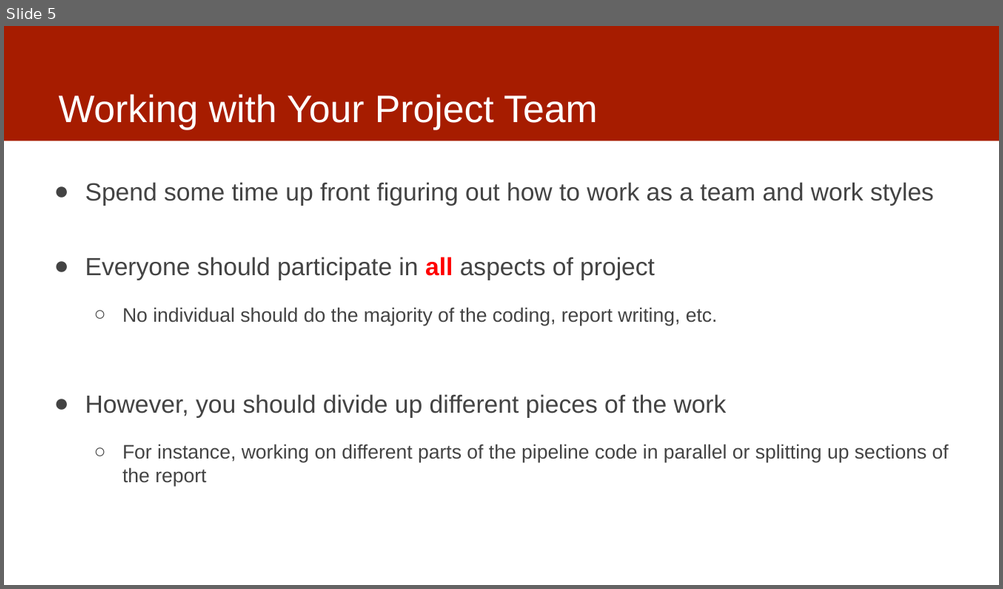
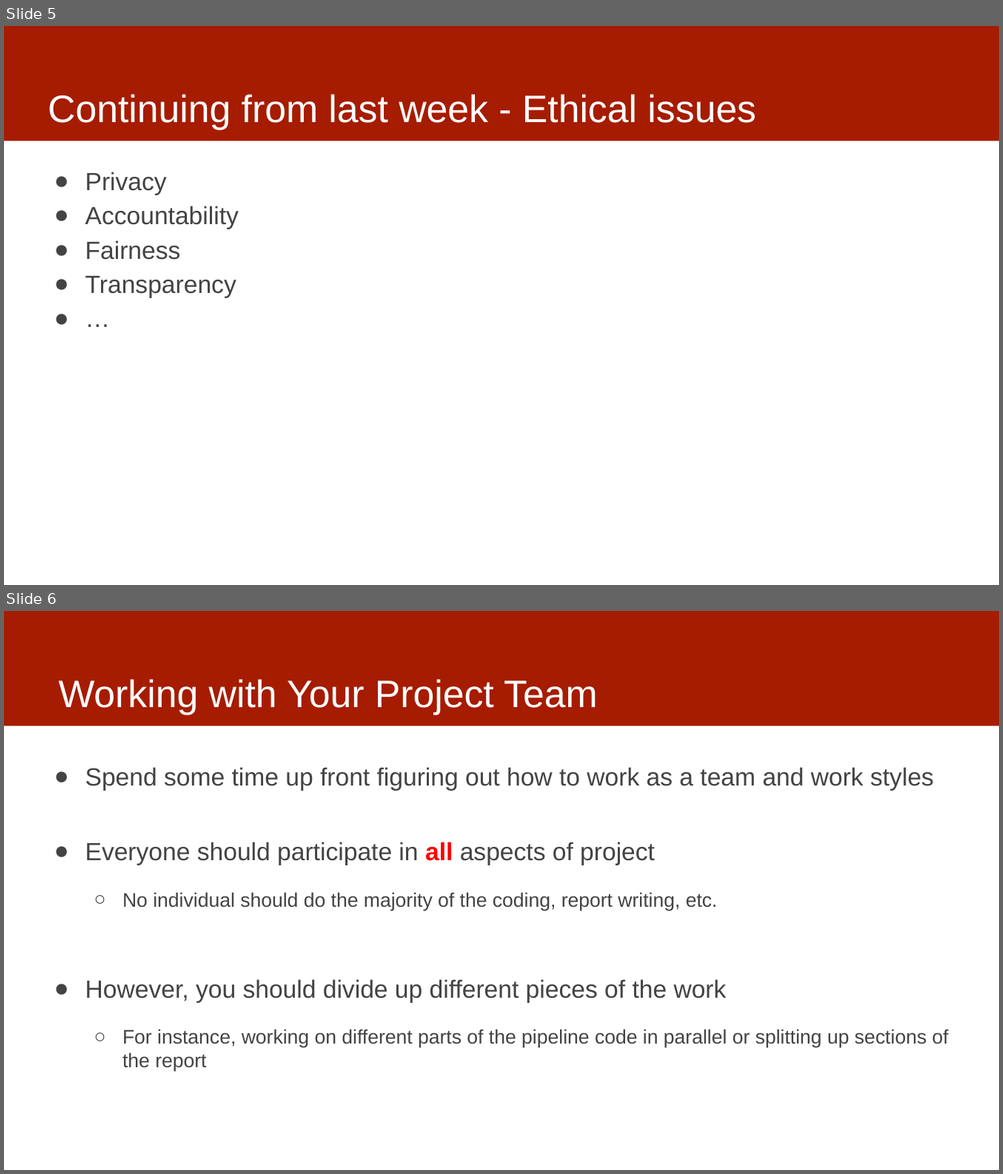
Before and after one commit to dssg/MLinPractice, a slide deck: Lectures/Lecture3-Data.pptx. Shown one above the other, each under a label of ours: slide 5 before the commit, slides 5 and 6 after it. The pictures are 1003x589 and 1003x1174 pixels, drawn with LibreOffice and Linux fonts; fonts in the diff are those of the drawing. Boxes give left, top, right and bottom in pixels: in the first picture for what was removed or moved away, otherwise in the second. Text is boxed around its words. In the diff, an @@ line names an element or a change of style, - is before the commit and + after.

```diff
--- a/Lectures/Lecture3-Data.pptx
+++ b/Lectures/Lecture3-Data.pptx
@@ slide 5 added at <box>4,26,999,585</box>, background #FFFFFF; not listed: 1 template element that a slide beside it also shows @@
@@ title added at <box>48,94,756,130</box>, 37 pt, text #FFFFFF @@
+Continuing from last week - Ethical issues
@@ text added at <box>85,172,239,298</box>, 24 pt, text #434343 @@
+● Privacy
+● Accountability
+● Fairness
+● Transparency
+● …
@@ what was slide 5 is now slide 6 @@
```
Also in this commit, not shown: 6 slides changed.
